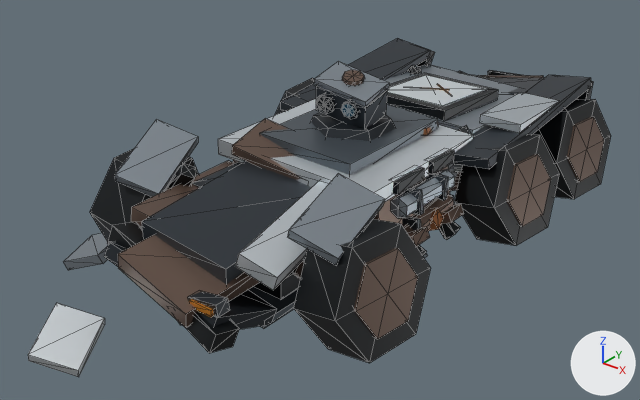
Two versions of the glTF model assets/recon-rover-s/derived/meshopt/lod2/r47xs_recon_rover_d2_lod2.meshopt.glb, one commit apart.
Both versions are drawn from a 50 mm lens placed at (3.7, -5.27, 3.41), pointed at (-0.22, -0.37, 0.37). Arrows for +X, +Y and +Z are at lower right; the lights stay in place. The older version comes first. Mesh edges are drawn as thin lines. Where no turn or scale is listed for an object, it has been applied to the vertices. Vertices at exactly the same position are counted once.

In view in the first picture: 'ROVER_STATIC_BODY'.
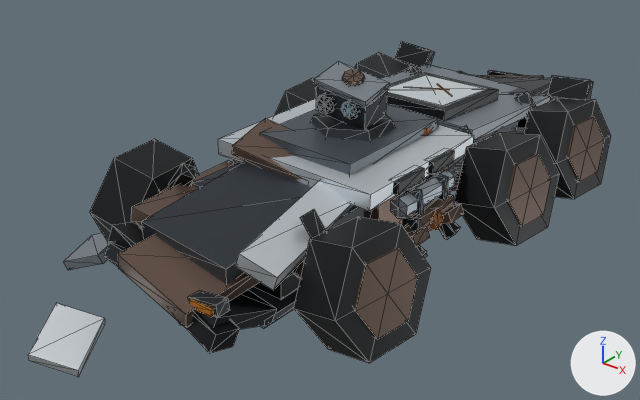
The change, as JSON lines over the scene's bpy script:
```json
{"block": "me_mesh_0", "where": "# used by ob_rover_static_body; location = (0.0, 0.0, 0.0)"}
{"op": "remove", "block": "me_mesh_0", "code": "me_mesh_0.from_pydata(...)  # 1628 vertices, 2592 faces; spans x -1.68..1.26, y -2.79..2.39, z -0.15..1.44"}
{"op": "add", "block": "me_mesh_0", "code": "me_mesh_0.from_pydata(...)  # 1588 vertices, 2532 faces; spans x -1.68..1.26, y -2.79..2.39, z -0.15..1.44"}
{"block": "me_mesh_0", "change": "me_mesh_0 part 1: the loose piece of 8 vertices spanning x -1.03..-0.57, y -1.81..-1.15, z 0.75..1.13 is deleted"}
{"block": "me_mesh_0", "change": "me_mesh_0 part 2: the loose piece of 8 vertices spanning x -0.99..-0.61, y 0.05..1.79, z 0.77..1.07 is deleted"}
{"block": "me_mesh_0", "change": "me_mesh_0 part 3: the loose piece of 8 vertices spanning x 0.61..0.99, y 0.05..1.79, z 0.77..1.07 is deleted"}
{"block": "me_mesh_0", "change": "me_mesh_0 part 4: the loose piece of 8 vertices spanning x 0.6..1.0, y -1.8..-1.16, z 0.82..1.14 is deleted"}
{"block": "me_mesh_0", "change": "me_mesh_0 part 5: the loose piece of 8 vertices spanning x 0.63..0.97, y 0.54..1.22, z 0.94..1.01 is deleted"}
```

What differs and where, as boxes (x1, y1, x2, y2) in the pictures (640 x 400 px):
```json
{"object": "ROVER_STATIC_BODY", "change": "reshaped", "before": [28, 38, 611, 377], "after": [28, 41, 611, 377]}
{"part": 1, "of": "me_mesh_0", "change": "deleted", "before": [115, 119, 198, 197]}
{"part": 2, "of": "me_mesh_0", "change": "deleted", "before": [280, 38, 430, 112]}
{"part": 3, "of": "me_mesh_0", "change": "deleted", "before": [451, 75, 591, 169]}
{"part": 4, "of": "me_mesh_0", "change": "deleted", "before": [287, 173, 385, 266]}
{"part": 5, "of": "me_mesh_0", "change": "deleted", "before": [479, 92, 559, 133]}
```
